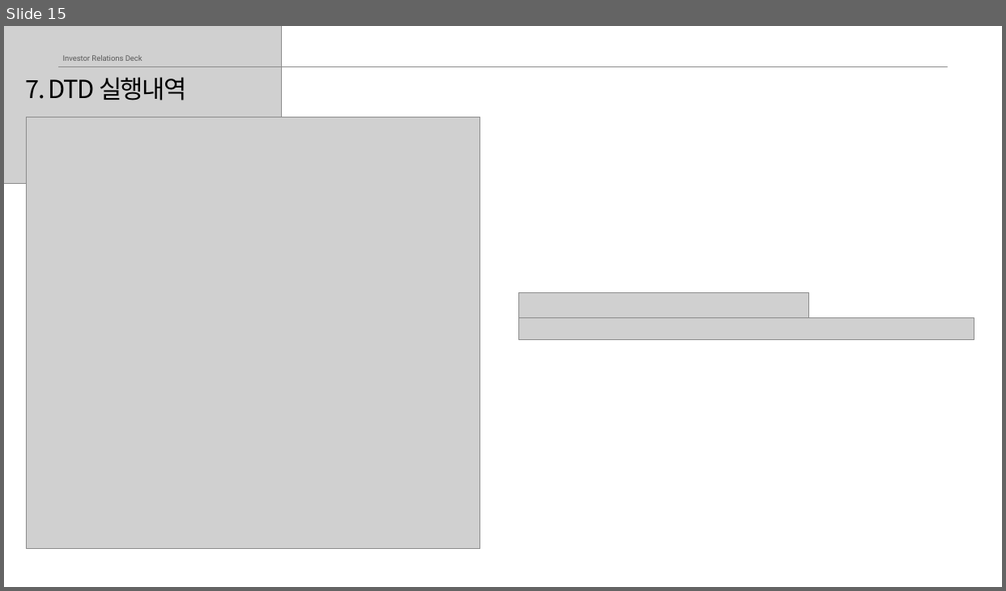
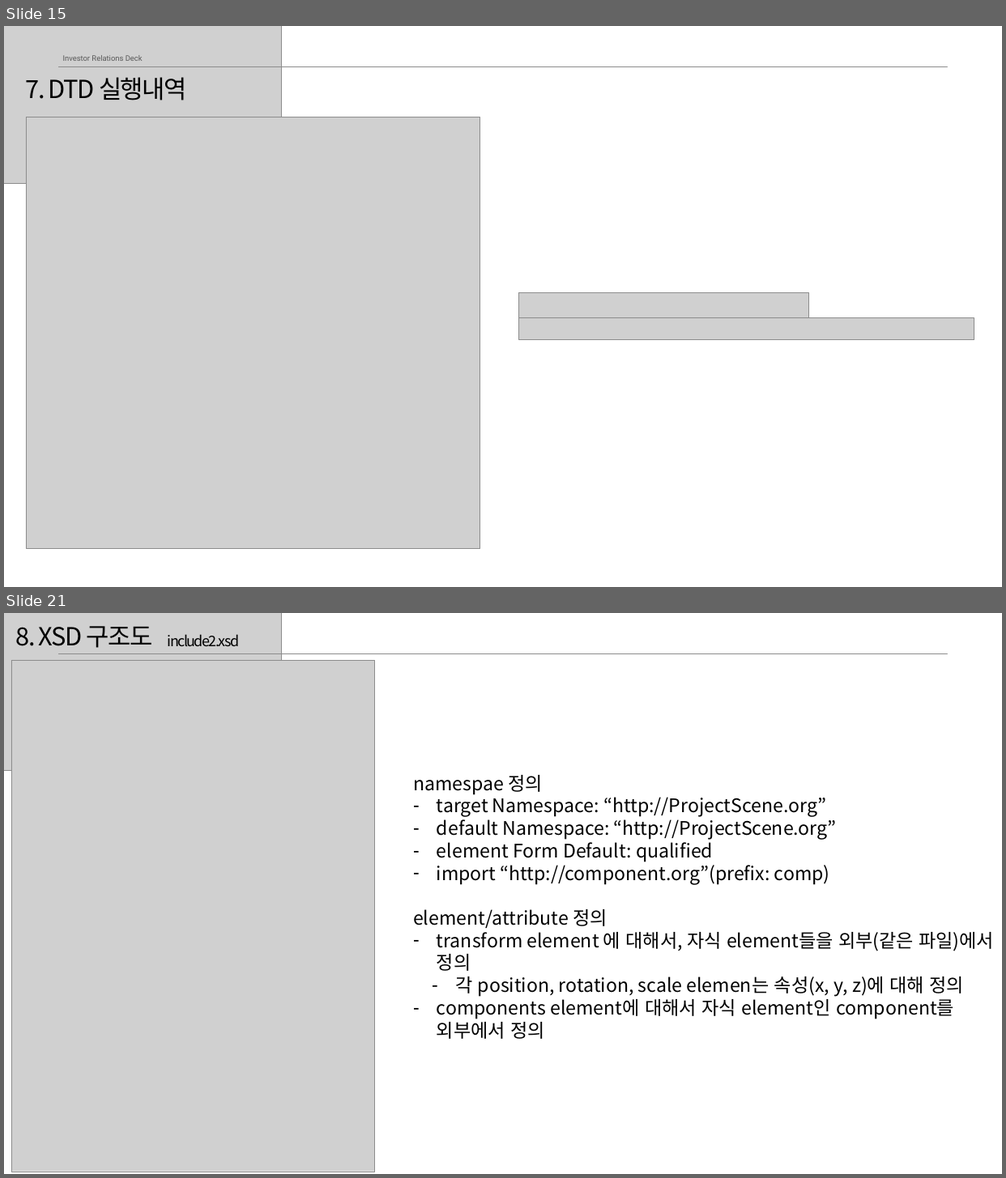
Before and after one commit to BJY029/XML_Miniproject_3D_SceneData_Management, a slide deck: XML_MiniProject3_배준엽_21011627-발표자료.pptx. Shown one above the other, each under a label of ours: slide 15 before the commit, slides 15 and 21 after it; the slides between them are not shown. The pictures are 1006x591 and 1006x1178 pixels, drawn with LibreOffice and Linux fonts; fonts in the diff are those of the drawing; grey boxes stand for pictures. Boxes give left, top, right and bottom in pixels: in the first picture for what was removed or moved away, otherwise in the second. Text is boxed around its words. In the diff, an @@ line names an element or a change of style, - is before the commit and + after.

```diff
--- a/XML_MiniProject3_배준엽_21011627-발표자료.pptx
+++ b/XML_MiniProject3_배준엽_21011627-발표자료.pptx
@@ slide 21 added at [4,613,1002,1174], background #FFFFFF @@
@@ picture added at [4,613,281,770] @@
@@ text added at [16,626,153,648], 48 pt, text #000000 @@
+8. XSD 구조도
@@ text added at [168,634,239,646], 28 pt, text #000000 @@
+include2.xsd
@@ picture added at [11,660,374,1172] @@
@@ picture added at [58,653,947,653] @@
@@ text added at [413,775,994,1039], 36 pt, text #000000 @@
+namespae 정의
+– target Namespace: “http://ProjectScene.org”
+– default Namespace: “http://ProjectScene.org”
+– element Form Default: qualified
+– import “http://component.org”(prefix: comp)
+element/attribute 정의
+– transform element 에 대해서, 자식 element들을 외부(같은 파일)에서 정의
+  – 각 position, rotation, scale elemen는 속성(x, y, z)에 대해 정의
+– components element에 대해서 자식 element인 component를 외부에서 정의
```
Also in this commit, not shown: 1 slide changed, 8 other slides added, 2 other files.
